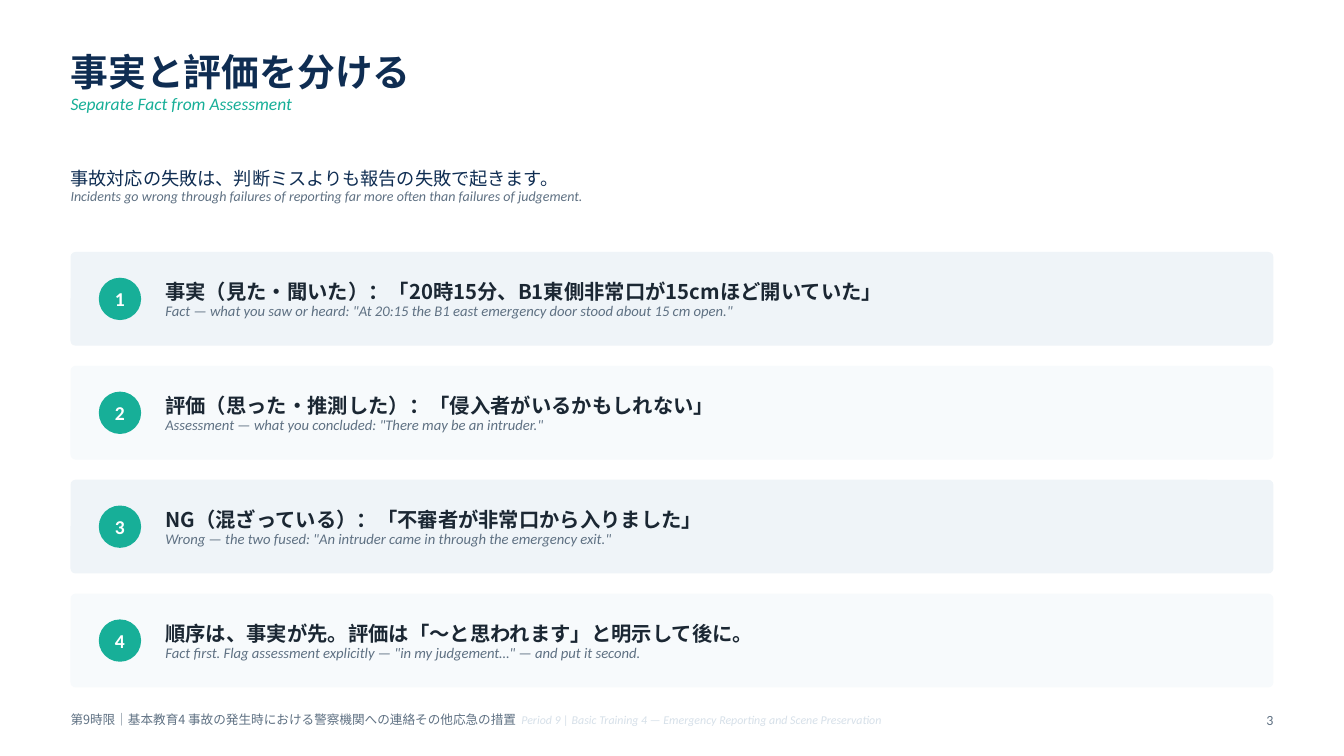
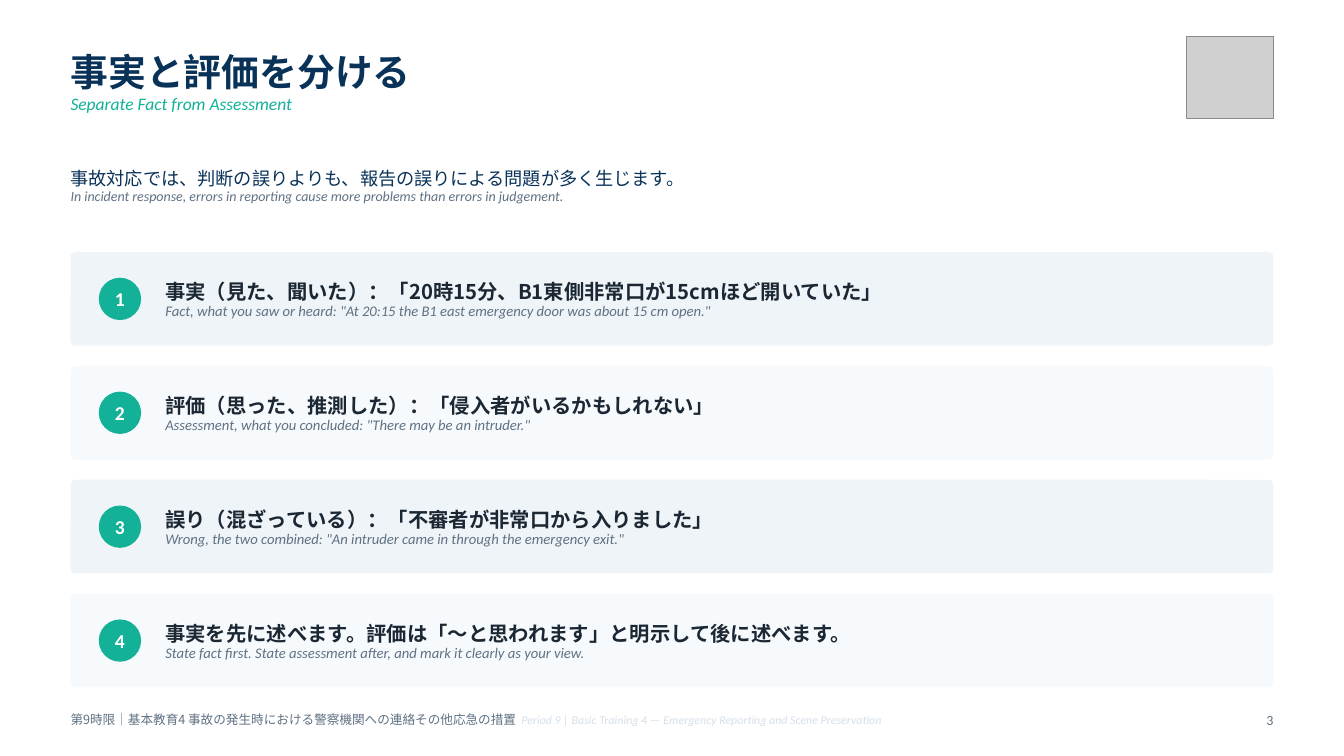
Before and after one commit to hrsmhiroshi-cpu/Training-, a slide deck: slide 3 of decks/05_9限_通報と現場保存.pptx. Drawn at 1344x756 pixels with LibreOffice and Linux fonts; fonts in the diff are those of the drawing; grey boxes stand for pictures. Boxes give left, top, right and bottom in pixels: in the first picture for what was removed or moved away, otherwise in the second. Text is boxed around its words. In the diff, an @@ line names an element or a change of style, - is before the commit and + after.

```diff
--- a/decks/05_9限_通報と現場保存.pptx
+++ b/decks/05_9限_通報と現場保存.pptx
@@ picture added at (x1=1187, y1=36, x2=1273, y2=118) @@
@@ text at (x1=71, y1=169, x2=685, y2=204): text changed @@
-事故対応の失敗は、判断ミスよりも報告の失敗で起きます。
-Incidents go wrong through failures of reporting far more often than failures of judgement.
+事故対応では、判断の誤りよりも、報告の誤りによる問題が多く生じます。
+In incident response, errors in reporting cause more problems than errors in judgement.
@@ text at (x1=165, y1=281, x2=882, y2=319): text changed @@
-事実（見た・聞いた）：「20時15分、B1東側非常口が15cmほど開いていた」
-Fact — what you saw or heard: "At 20:15 the B1 east emergency door stood about 15 cm open."
+事実（見た、聞いた）：「20時15分、B1東側非常口が15cmほど開いていた」
+Fact, what you saw or heard: "At 20:15 the B1 east emergency door was about 15 cm open."
@@ text at (x1=165, y1=395, x2=714, y2=433): text changed @@
-評価（思った・推測した）：「侵入者がいるかもしれない」
-Assessment — what you concluded: "There may be an intruder."
+評価（思った、推測した）：「侵入者がいるかもしれない」
+Assessment, what you concluded: "There may be an intruder."
@@ text at (x1=165, y1=509, x2=713, y2=547): text changed @@
-NG（混ざっている）：「不審者が非常口から入りました」
-Wrong — the two fused: "An intruder came in through the emergency exit."
+誤り（混ざっている）：「不審者が非常口から入りました」
+Wrong, the two combined: "An intruder came in through the emergency exit."
@@ text at (x1=165, y1=623, x2=850, y2=661): text changed @@
-順序は、事実が先。評価は「〜と思われます」と明示して後に。
-Fact first. Flag assessment explicitly — "in my judgement…" — and put it second.
+事実を先に述べます。評価は「〜と思われます」と明示して後に述べます。
+State fact first. State assessment after, and mark it clearly as your view.
```
Also in this commit, not shown: 9 other slides changed, 1 slide added, 16 other files.
